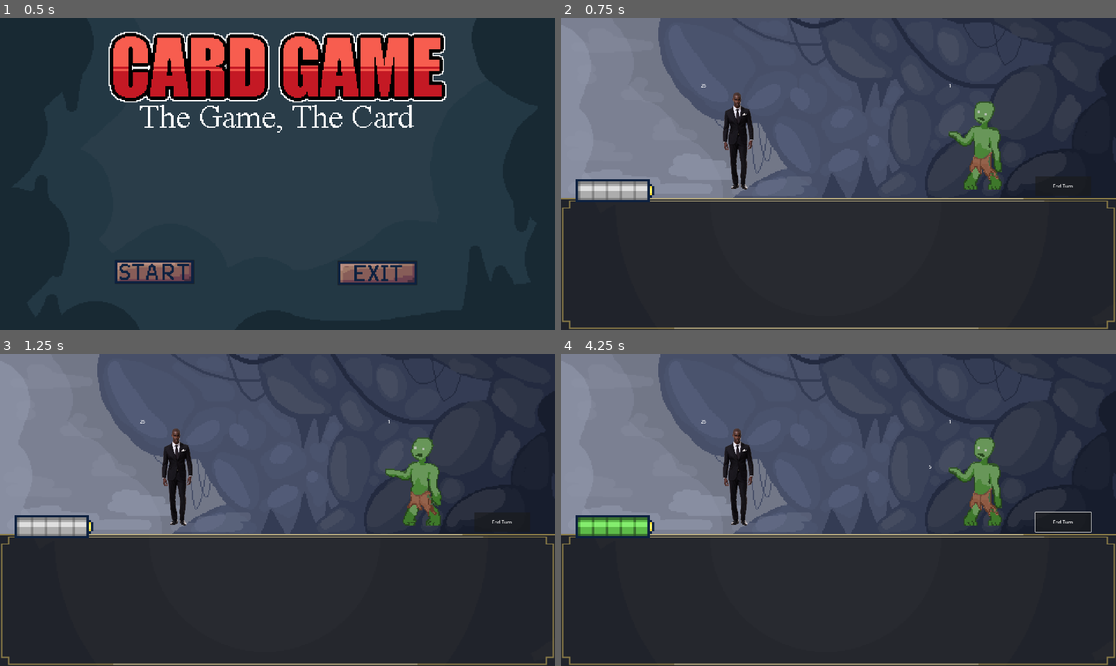
Above: before the commit, frames 1-4 (two rows, left to right).
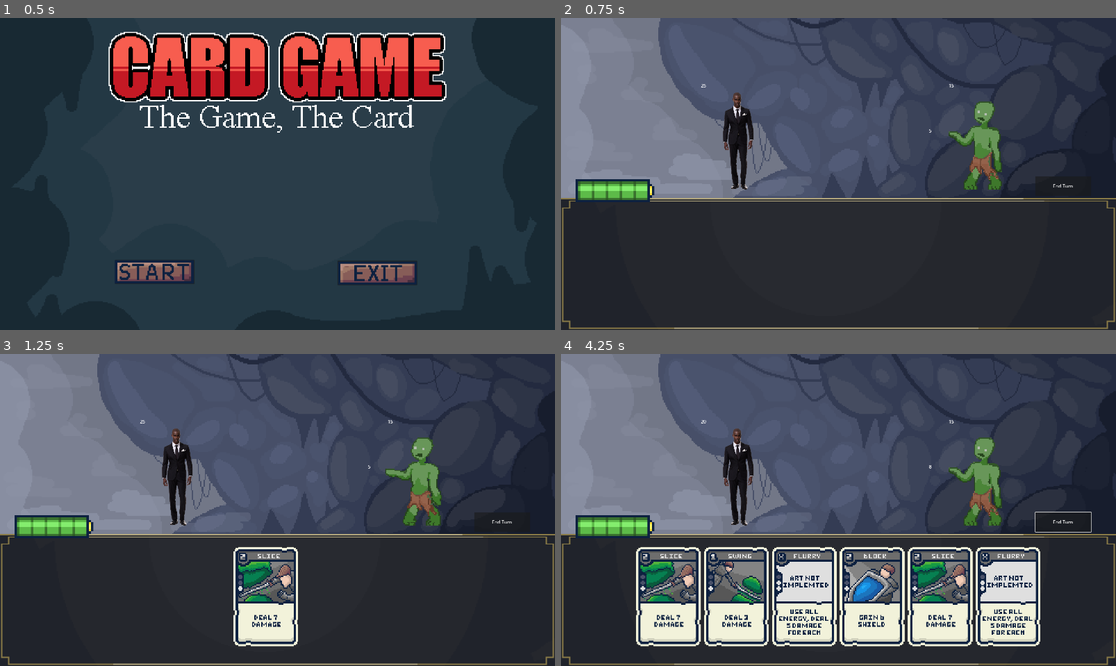
Above: after the commit, the same moments.

Repository: Fredeblok0912/Card_game
Game: Godot game, scene res://menu.tscn
Two runs of this game, one before a commit and one after it. Both use one fixed random seed, a clock stepped at 60 frames per second and the inputs below.
Inputs (mouse positions are in pixels of both pictures, inside the frame that each line leads up to):
- Up to frame 1 (0.5 s): no input
- Up to frame 2 (0.75 s): click (716, 270) at 0.5 s
- Up to frame 3 (1.25 s): no input
- Up to frame 4 (4.25 s): click "End Turn" at 1.25 s; move the mouse to (710, 425) at 2.02 s; hold Up (ui_up) 2.03-2.78 s; click (710, 425) at 2.17 s; move the mouse to (766, 425) at 2.77 s; hold Down (ui_down) 2.78-3.53 s; click (766, 425) at 2.92 s; move the mouse to (955, 425) at 3.52 s; hold Up (ui_up) from 3.53 s (still down); click (955, 425) at 3.67 s

Frame 1 is identical in both runs. In frame 2, 0.8% of the frame differs, in the area x 3-71%, y 21-59%; in frame 3, 4.4%; in frame 4, 20%, in the area x 13-87%, y 21-94%.
Error before the commit: Invalid access to property or key 'current_energy' on a base object of type 'Nil'. (res://Cardlist.gd:3)

Commit message:
gamecode idea?

Diff:
--- a/Cardlist.gd
+++ b/Cardlist.gd
@@ -1,6 +1,7 @@
 extends Node
 
-var x_cost = Gamecode.current_energy as int#x cost spends all of the remaining energy
+@onready var gamecode = get_node("/root/Gamecode")
+@onready var x_cost = gamecode.current_energy as int#x cost spends all of the remaining energy
 # Kort Database som en dictionary
 # cost = the amount of energy the card costs
 # damage = how much damage the card deals to the enemy
--- a/game.tscn
+++ b/game.tscn
@@ -23,7 +23,7 @@
 [ext_resource type="Texture2D" uid="uid://c86bc1ote7wq4" path="res://sprite_zombie_1.png" id="20_hb5m1"]
 [ext_resource type="Script" uid="uid://vp51ded4iwdj" path="res://enemy_sprites.gd" id="21_hb5m1"]
 [ext_resource type="Script" uid="uid://cr38awxe7fkwr" path="res://Enemy_health_text.gd" id="22_qhcbd"]
-[ext_resource type="Script" uid="uid://crxyguefblvk5" path="res://enemy_shield_text.gd" id="23_f1jbl"]
+[ext_resource type="Script" uid="uid://crxyguefblvk5" path="res://Enemy_shield_text.gd" id="23_f1jbl"]
 [ext_resource type="Script" uid="uid://b1mmwmr6x1suf" path="res://enemy_shield_gain_text.gd" id="25_xa8c5"]
 [ext_resource type="Script" uid="uid://bfu00exqvq57v" path="res://enemy_attack_text.gd" id="26_5b14r"]
 [ext_resource type="Script" uid="uid://b1i7rtk3hr1rm" path="res://enemy_heal_text.gd" id="27_bnpwn"]
